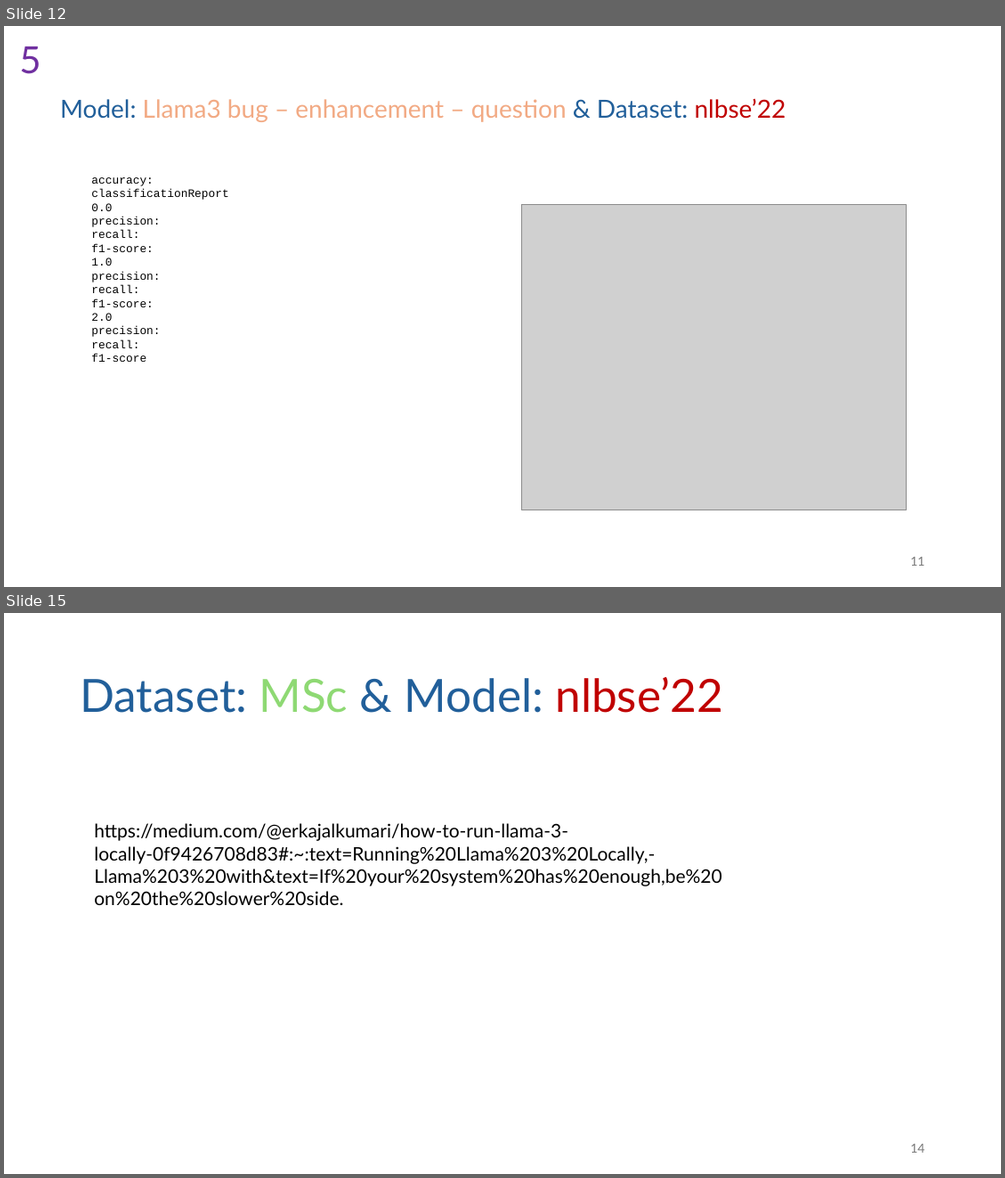
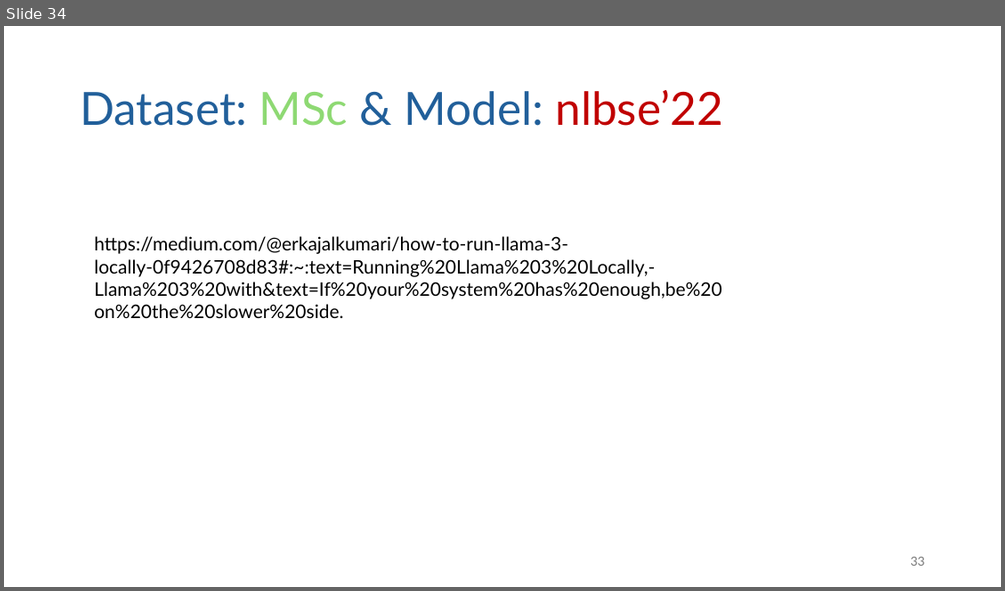
Before and after one commit to isdeniz/results-2406, a slide deck: Summary-2406.pptx. Shown one above the other, each under a label of ours: slides 12 and 15 before the commit, slide 34 after it; the slides between them are not shown. The pictures are 1005x1178 and 1005x591 pixels, drawn with LibreOffice and Linux fonts; fonts in the diff are those of the drawing; grey boxes stand for pictures. Boxes give left, top, right and bottom in pixels: in the first picture for what was removed or moved away, otherwise in the second. Text is boxed around its words. In the diff, an @@ line names an element or a change of style, - is before the commit and + after.

```diff
--- a/Summary-2406.pptx
+++ b/Summary-2406.pptx
@@ slide 12 removed at [4,26,1001,587], background #FFFFFF @@
@@ text removed at [19,46,40,74] @@
-5
@@ text removed at [60,98,786,122] @@
-Model: Llama3 bug – enhancement – question & Dataset: nlbse’22
@@ text removed at [91,177,228,362] @@
-accuracy:
-classificationReport
-0.0
-precision:
-recall:
-f1-score:
-1.0
-precision:
-recall:
-f1-score:
-2.0
-precision:
-recall:
-f1-score
@@ picture removed at [521,205,906,510] @@
@@ page number removed at [910,556,924,565] @@
-11
@@ what was slide 15 is now slide 34 @@
@@ page number at [910,556,924,565]: text changed @@
-14
+33
```
Also in this commit, not shown: 9 slides changed, 21 slides added, 1 other slide removed.
